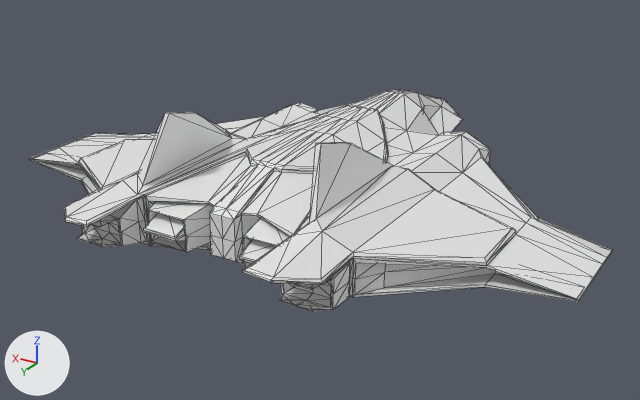
Renders of the glTF model assets/Ship.gltf from each side of a commit.
The view is the same before and after, from a 50 mm lens placed at (5.1, 73.1, 17.4), pointed at (27.9, 35.2, -1.6). The axes (+X, +Y, +Z) are drawn at lower left. The lights are the same throughout. Mesh edges are drawn as thin lines. Vertices at the same position are counted once.

Names of what the first picture shows: 'Ship'.
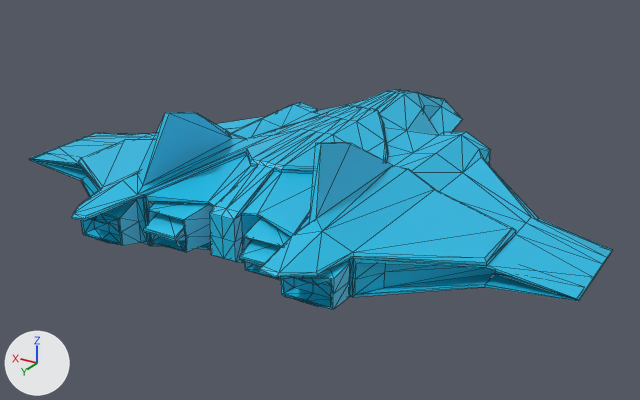
Where the change shows, as pixel boxes [x1, y1, x2, y2] in the pictures (640 x 400 px; the box of a moved part takes in the faces that stretch with it):
'Ship', recoloured, reshaped (white to cyan)
    before: [29, 89, 612, 311]
    after: [29, 89, 612, 309]
part 1 of me_cube_001, moved or reshaped
    before: [242, 270, 273, 282]
    after: [259, 269, 279, 278]
part 2 of me_cube_001, moved or reshaped
    before: [243, 235, 293, 277]
    after: [259, 237, 292, 273]
part 3 of me_cube_001, moved or reshaped
    before: [274, 231, 333, 311]
    after: [279, 231, 332, 309]
part 4 of me_cube_001, moved or reshaped
    before: [271, 231, 353, 284]
    after: [276, 231, 353, 278]
part 5 of me_cube_001, moved or reshaped
    before: [64, 180, 122, 219]
    after: [74, 180, 122, 213]
part 6 of me_cube_001, moved or reshaped
    before: [68, 180, 137, 247]
    after: [75, 180, 137, 246]
part 7 of me_cube_001, moved or reshaped
    before: [67, 194, 145, 224]
    after: [74, 194, 144, 219]
part 8 of me_cube_001, moved or reshaped
    before: [65, 194, 146, 226]
    after: [72, 194, 146, 221]

What the commit changed:
Material 'Ship Blue' (mat_ship_blue) is new.
Its base color is (0.011, 0.521, 0.807) (cyan #1bbfe8).
me_cube_001 has 646 vertices, 1288 faces and spans x -15.6..15.6, y -6.6..21.8, z -1.8..4.9.
me_cube_001 is used by ob_ship; location (27.9, 26.25, -0.32).
me_cube_001 part 1: all 2 vertices in x -4.2, y 21.8, z 1.3..1.4 are moved by (-0.5, -0.4, 0.0).
me_cube_001 part 2: the 1 vertex in x -4.3, y 21.7, z 1.5 is moved by (-0.4, -0.4, 0.0).
me_cube_001 part 3: all 15 vertices in x -6.5..-4.9, y 20.4..21.8, z -0.5..1.4 are moved by (0.0, -0.4, 0.0).
me_cube_001 part 4: all 3 vertices in x -7.0, y 20.4, z 0.9..1.1 are moved by (0.5, -0.4, 0.0).
me_cube_001 part 5: all 3 vertices in x 7.0, y 20.4, z 0.9..1.1 are moved by (-0.5, -0.4, 0.0).
me_cube_001 part 6: all 15 vertices in x 4.9..6.5, y 20.4..21.8, z -0.5..1.4 are moved by (0.0, -0.4, 0.0).
me_cube_001 part 7: the 1 vertex in x 4.3, y 21.7, z 1.5 is moved by (0.4, -0.4, 0.0).
me_cube_001 part 8: all 2 vertices in x 4.2, y 21.8, z 1.3..1.4 are moved by (0.5, -0.4, 0.0).
me_cube_001 now uses material mat_ship_blue (cyan #1bbfe8).
